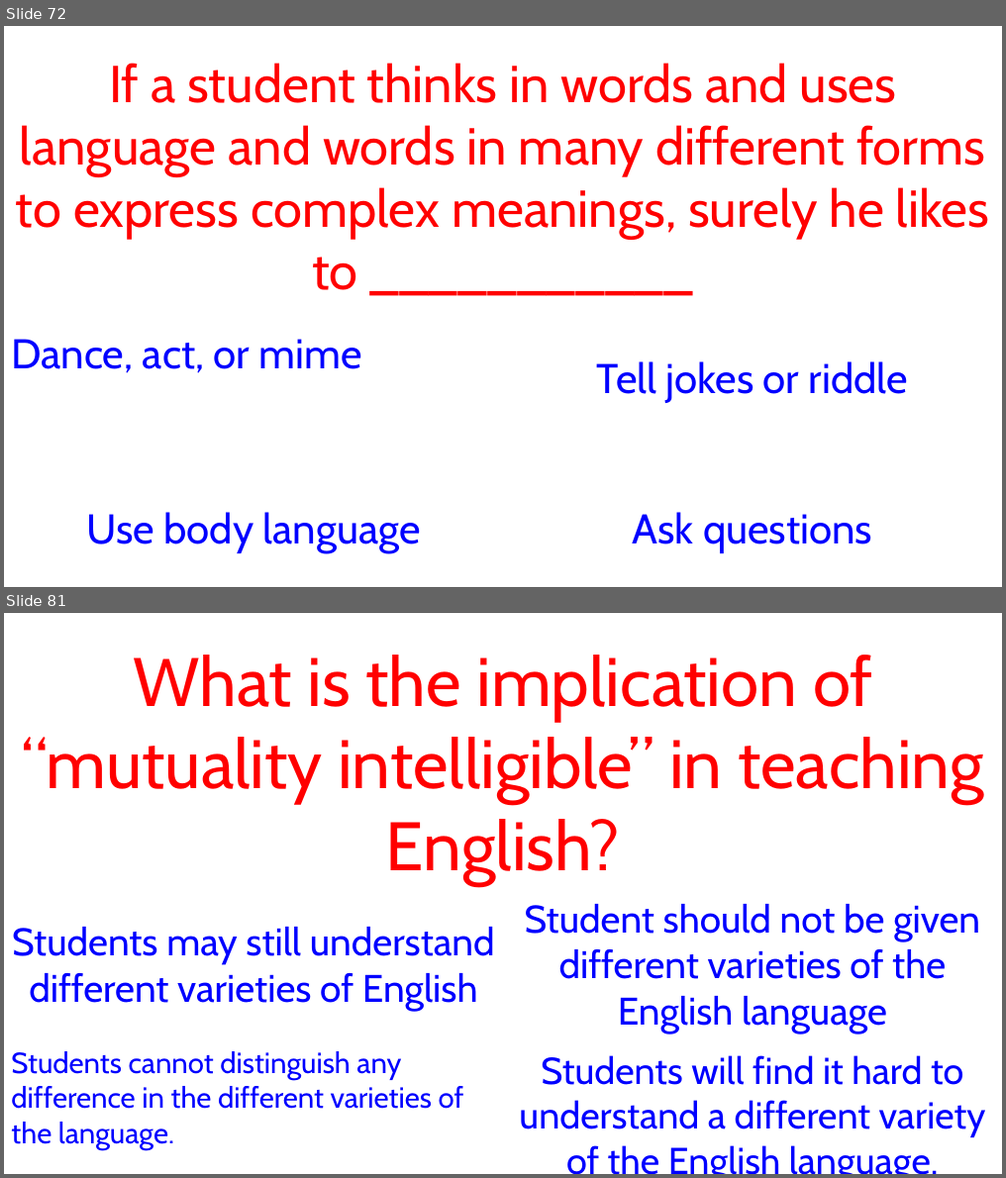
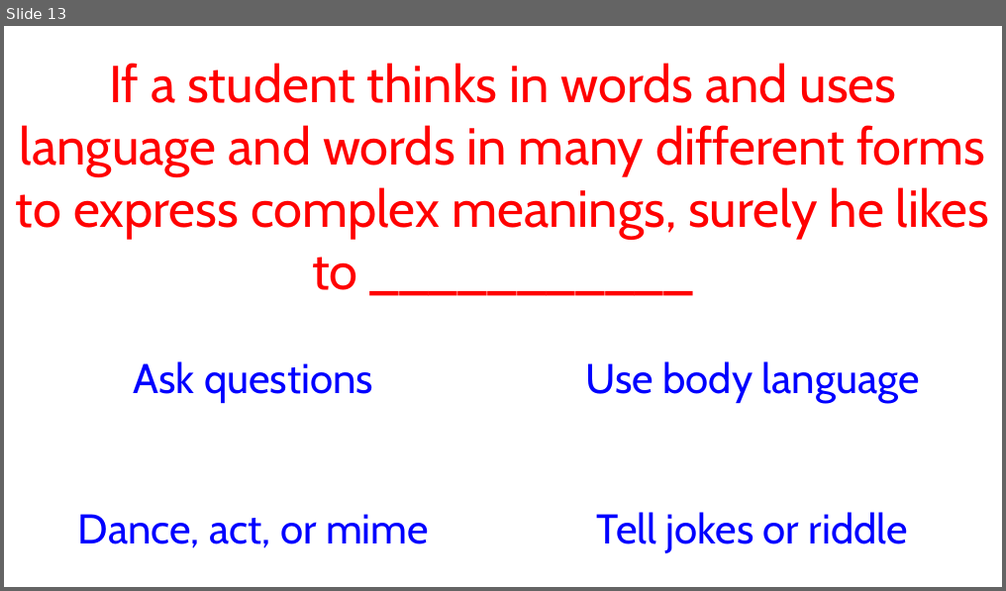
Before and after one commit to JoshuaRifareal/LET-Flashcards, a slide deck: Cards.pptm. Shown one above the other, each under a label of ours: slides 72 and 81 before the commit, slide 13 after it; the slides between them are not shown. The pictures are 1006x1178 and 1006x591 pixels, drawn with LibreOffice and Linux fonts; fonts in the diff are those of the drawing. Boxes give left, top, right and bottom in pixels: in the first picture for what was removed or moved away, otherwise in the second. Text is boxed around its words. In the diff, an @@ line names an element or a change of style, - is before the commit and + after.

```diff
--- a/Cards.pptm
+++ b/Cards.pptm
@@ slide 81 removed at (x1=4, y1=613, x2=1002, y2=1174), background #FFFFFF @@
@@ text removed at (x1=22, y1=655, x2=984, y2=885) @@
-What is the implication of “mutuality intelligible” in teaching English?
@@ action button blank removed at (x1=4, y1=894, x2=503, y2=1035) @@
-Students may still understand different varieties of English
@@ action button blank removed at (x1=503, y1=894, x2=1002, y2=1035) @@
-Student should not be given different varieties of the English language
@@ action button blank removed at (x1=4, y1=1045, x2=503, y2=1174) @@
-Students cannot distinguish any difference in the different varieties of the language.
@@ action button blank removed at (x1=503, y1=1045, x2=1002, y2=1174) @@
-Students will find it hard to understand a different variety of the English language.
@@ what was slide 72 is now slide 13 @@
@@ slide 13 changed as well @@
@@ text in action button blank at (x1=134, y1=362, x2=373, y2=403): text changed @@
-Dance, act, or mime
+Ask questions
@@ text in action button blank at (x1=585, y1=362, x2=920, y2=403): text changed @@
-Tell jokes or riddle
+Use body language
@@ text in action button blank at (x1=78, y1=514, x2=429, y2=549): text changed @@
-Use body language
+Dance, act, or mime
@@ text in action button blank at (x1=597, y1=512, x2=908, y2=554): text changed @@
-Ask questions
+Tell jokes or riddle
```
Also in this commit, not shown: 9 other slides changed, 6 slides added, 90 other slides removed.
